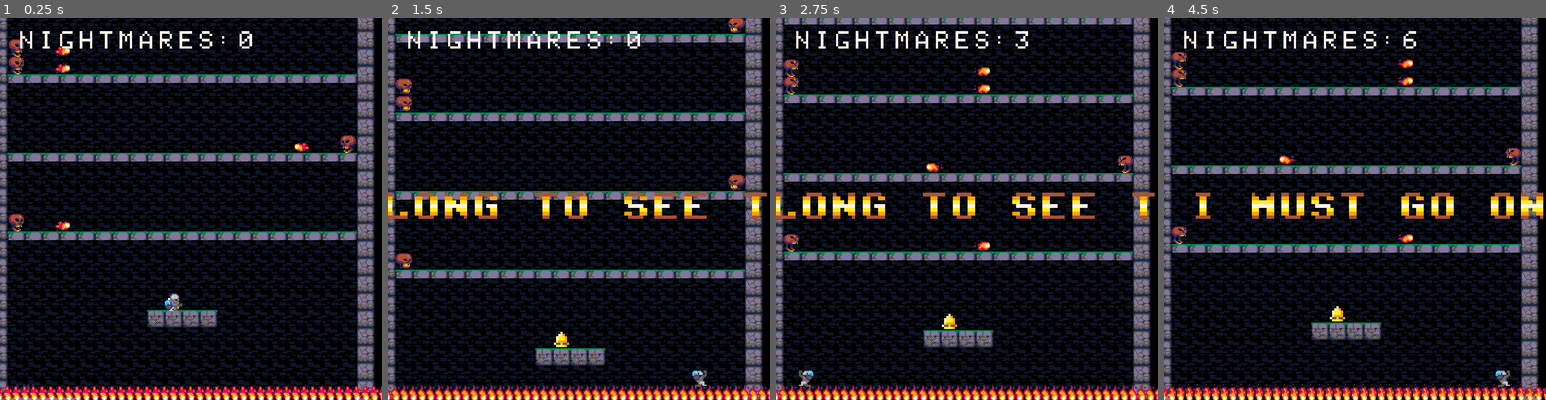
Above: before the commit, frames 1-4 (left to right).
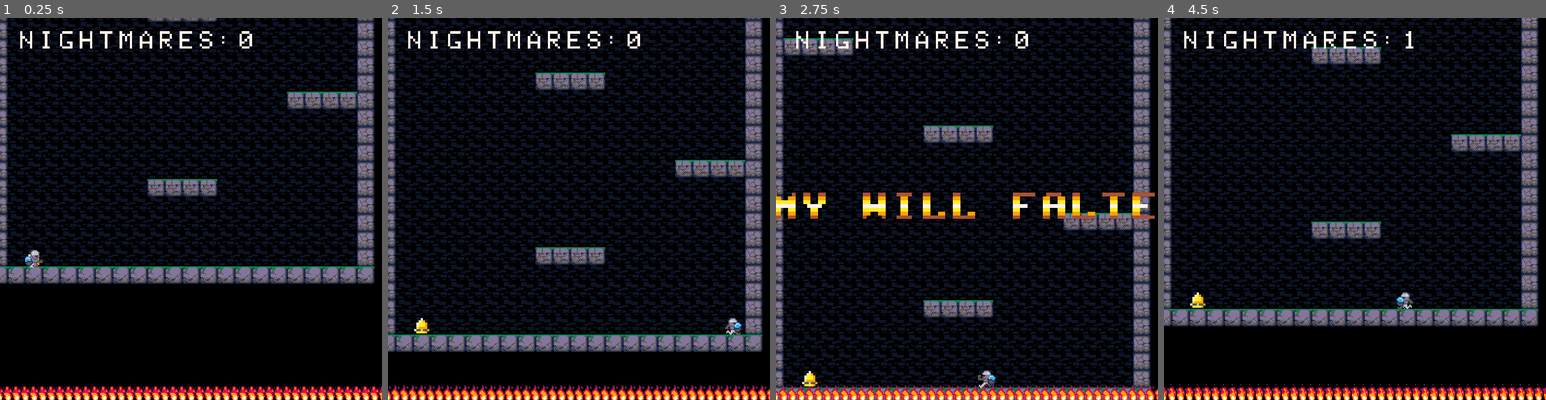
Above: after the commit, the same moments.

Repository: toadkarter/ToyBoxJam2023
Game: Godot game, scene res://Scenes/Game/Main/main.tscn
Same seed, same stepped clock (60 frames per second), same inputs: the game is played once before the commit and once after it.
Inputs:
- Up to frame 1 (0.25 s): no input
- Up to frame 2 (1.5 s): hold Right (move_right) from 0.53 s (still down); tap Space (jump) at 0.77 s
- Up to frame 3 (2.75 s): tap Space (jump) at 1.52 s; release Right (move_right) at 2.03 s; hold Left (move_left) from 2.03 s (still down)
- Up to frame 4 (4.5 s): release Left (move_left) at 2.78 s; hold Right (move_right) 2.78-4.28 s; tap Space (jump) at 3.02, 3.77 s; hold Left (move_left) from 4.28 s (still down)

The runs differ from the first frame. In frame 1, 50% of the frame differs, in the area x 0-98%, y 0-100%; in frame 2, 56%, in the area x 0-100%, y 0-100%; in frame 3, 55%; in frame 4, 55%.

Commit message:
Created fire stick projectile enemy

Diff:
--- /dev/null
+++ b/Scenes/Enemies/Projectiles/Firestick/firestick.gd
@@ -0,0 +1,20 @@
+extends Node2D
+
+@export var speed: float = 2.0
+
+@onready var original_rotation: float = rotation
+
+
+
+# Called when the node enters the scene tree for the first time.
+func _ready() -> void:
+	pass # Replace with function body.
+
+
+# Called every frame. 'delta' is the elapsed time since the previous frame.
+func _process(delta: float) -> void:
+	rotation += speed * delta
+
+
+func reset_state() -> void:
+	rotation = original_rotation
--- /dev/null
+++ b/Scenes/Enemies/Projectiles/Firestick/firestick.tscn
@@ -0,0 +1,36 @@
+[gd_scene load_steps=4 format=3 uid="uid://drs3qxinhlmm"]
+
+[ext_resource type="Script" path="res://Scenes/Enemies/Projectiles/Firestick/firestick.gd" id="1_k0pju"]
+[ext_resource type="PackedScene" uid="uid://b4oqsl24gjuye" path="res://Scenes/Enemies/Projectiles/Firewall/firewall_flame.tscn" id="1_wojx8"]
+
+[sub_resource type="CapsuleShape2D" id="CapsuleShape2D_87cca"]
+radius = 3.0
+height = 80.0
+
+[node name="Firestick" type="Node2D"]
+script = ExtResource("1_k0pju")
+
+[node name="Stick" type="StaticBody2D" parent="." groups=["Enemy", "Resettable"]]
+collision_layer = 2
+
+[node name="FirewallFlame" parent="Stick" instance=ExtResource("1_wojx8")]
+position = Vector2(0, -16)
+
+[node name="FirewallFlame2" parent="Stick" instance=ExtResource("1_wojx8")]
+position = Vector2(0, -32)
+
+[node name="FirewallFlame3" parent="Stick" instance=ExtResource("1_wojx8")]
+position = Vector2(0, -48)
+
+[node name="FirewallFlame4" parent="Stick" instance=ExtResource("1_wojx8")]
+position = Vector2(0, -64)
+
+[node name="FirewallFlame5" parent="Stick" instance=ExtResource("1_wojx8")]
+position = Vector2(0, -80)
+
+[node name="FirewallFlame6" parent="Stick" instance=ExtResource("1_wojx8")]
+position = Vector2(0, -96)
+
+[node name="CollisionShape2D" type="CollisionShape2D" parent="Stick"]
+position = Vector2(0, -56)
+shape = SubResource("CapsuleShape2D_87cca")
--- /dev/null
+++ b/Scenes/Enemies/Projectiles/Firestick/firestick_with_base.tscn
@@ -0,0 +1,12 @@
+[gd_scene load_steps=3 format=3 uid="uid://cfwvxnjtijtkm"]
+
+[ext_resource type="PackedScene" uid="uid://drs3qxinhlmm" path="res://Scenes/Enemies/Projectiles/Firestick/firestick.tscn" id="1_huxw8"]
+[ext_resource type="PackedScene" uid="uid://dd0rki4hvdmcb" path="res://Scenes/Blocks/Regular/regular_body.tscn" id="2_y3rv8"]
+
+[node name="Node2D" type="Node2D"]
+
+[node name="Firestick" parent="." instance=ExtResource("1_huxw8")]
+position = Vector2(209, -4328)
+
+[node name="regular_body" parent="." instance=ExtResource("2_y3rv8")]
+position = Vector2(209, -4328)
--- a/Scenes/Player/player.tscn
+++ b/Scenes/Player/player.tscn
@@ -77,7 +77,7 @@
 }]
 
 [sub_resource type="CapsuleShape2D" id="CapsuleShape2D_g50ed"]
-radius = 5.0
+radius = 4.0
 height = 14.0
 
 [node name="CharacterBody2D" type="CharacterBody2D" groups=["Player"]]
--- a/Scenes/level.tscn
+++ b/Scenes/level.tscn
@@ -183,11 +183,11 @@
 sources/0 = SubResource("TileSetAtlasSource_qdxlv")
 
 [node name="Level" type="TileMap" node_paths=PackedStringArray("checkpoints")]
+position = Vector2(-1, 0)
 tile_set = SubResource("TileSet_ygvbg")
 format = 2
 layer_0/tile_data = PackedInt32Array(1114116, 65536, 0, 1114117, 65536, 0, 1114118, 65536, 0, 1114119, 65536, 0, 111412 …(126751 unchanged characters)…
 script = ExtResource("2_7nbtq")
-debug_start_at_checkpoint_number = 6
 debug_stop_music = true
 player_scene = ExtResource("2_kb2gi")
 checkpoints = [NodePath("Checkpoint1"), NodePath("Checkpoint2"), NodePath("Checkpoint3"), NodePath("Checkpoint4"), NodePath("Checkpoint5"), NodePath("Checkpoint6"), NodePath("Checkpoint7"), NodePath("Checkpoint8"), NodePath("Checkpoint9")]
